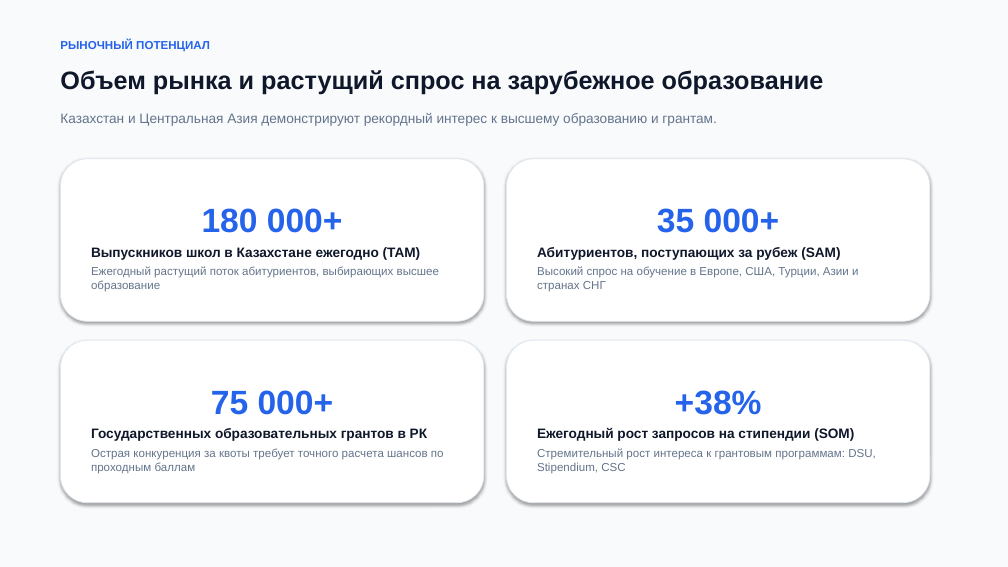
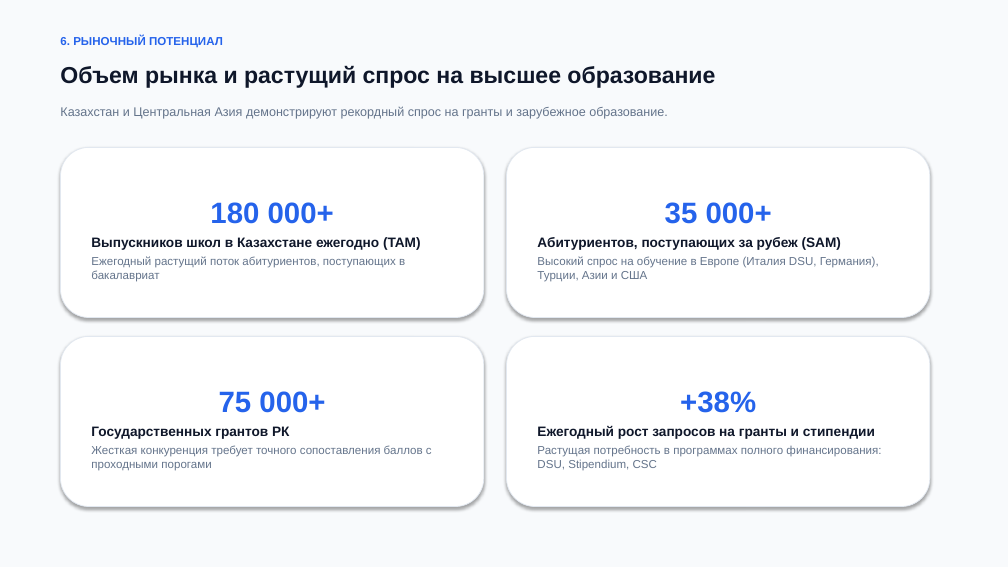
Before and after one commit to adilhan385/Admitroute, a slide deck: slide 7 of AdmitRoute_Presentation.pptx (slide 6 before the commit). Drawn at 1008x567 pixels with LibreOffice and Linux fonts; fonts in the diff are those of the drawing. Boxes give left, top, right and bottom in pixels: in the first picture for what was removed or moved away, otherwise in the second. Text is boxed around its words. In the diff, an @@ line names an element or a change of style, - is before the commit and + after.

```diff
--- a/AdmitRoute_Presentation.pptx
+++ b/AdmitRoute_Presentation.pptx
@@ text at (x1=60, y1=36, x2=223, y2=48): text changed @@
-РЫНОЧНЫЙ ПОТЕНЦИАЛ
+6. РЫНОЧНЫЙ ПОТЕНЦИАЛ
@@ text at (x1=60, y1=65, x2=715, y2=88): text changed; size 24 to 22 pt @@
-Объем рынка и растущий спрос на зарубежное образование
+Объем рынка и растущий спрос на высшее образование
@@ text at (x1=60, y1=106, x2=668, y2=119): text changed; size 13 to 12 pt @@
-Казахстан и Центральная Азия демонстрируют рекордный интерес к высшему образованию и грантам.
+Казахстан и Центральная Азия демонстрируют рекордный спрос на гранты и зарубежное образование.
@@ rounded rectangle "180 000+" resized from (x1=60, y1=159, x2=484, y2=321) to (x1=60, y1=147, x2=484, y2=318) @@
@@ rounded rectangle "35 000+" resized from (x1=507, y1=159, x2=930, y2=321) to (x1=507, y1=147, x2=930, y2=318) @@
@@ text in rounded rectangle at (x1=210, y1=202, x2=334, y2=224): size 32 to 28 pt in "180 000+" @@
@@ text in rounded rectangle at (x1=665, y1=202, x2=772, y2=224): size 32 to 28 pt in "35 000+" @@
@@ text in rounded rectangle at (x1=91, y1=256, x2=405, y2=282): text changed @@
-Ежегодный растущий поток абитуриентов, выбирающих высшее образование
+Ежегодный растущий поток абитуриентов, поступающих в бакалавриат
@@ text in rounded rectangle at (x1=537, y1=256, x2=879, y2=282): text changed @@
-Высокий спрос на обучение в Европе, США, Турции, Азии и странах СНГ
+Высокий спрос на обучение в Европе (Италия DSU, Германия), Турции, Азии и США
@@ rounded rectangle "75 000+" resized from (x1=60, y1=340, x2=484, y2=503) to (x1=60, y1=337, x2=484, y2=507) @@
@@ rounded rectangle "+38%" resized from (x1=507, y1=340, x2=930, y2=503) to (x1=507, y1=337, x2=930, y2=507) @@
@@ text in rounded rectangle at (x1=219, y1=391, x2=325, y2=413): size 32 to 28 pt in "75 000+" @@
@@ text in rounded rectangle at (x1=680, y1=391, x2=756, y2=413): size 32 to 28 pt in "+38%" @@
@@ text in rounded rectangle at (x1=91, y1=426, x2=432, y2=471): text changed @@
-Государственных образовательных грантов в РК
-Острая конкуренция за квоты требует точного расчета шансов по проходным баллам
+Государственных грантов РК
+Жесткая конкуренция требует точного сопоставления баллов с проходными порогами
@@ text in rounded rectangle at (x1=537, y1=425, x2=881, y2=470): text changed @@
-Ежегодный рост запросов на стипендии (SOM)
-Стремительный рост интереса к грантовым программам: DSU, Stipendium, CSC
+Ежегодный рост запросов на гранты и стипендии
+Растущая потребность в программах полного финансирования: DSU, Stipendium, CSC
```
Also in this commit, not shown: 3 other slides changed, 6 slides added, 5 slides removed, 5 other files.
